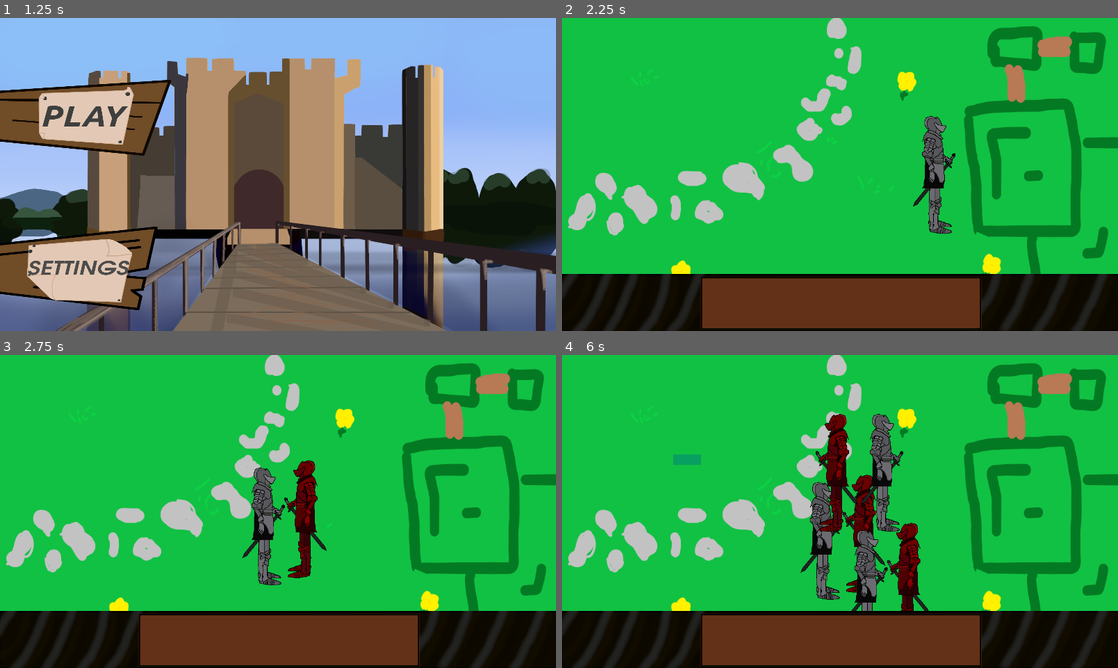
Above: before the commit, frames 1-4 (two rows, left to right).
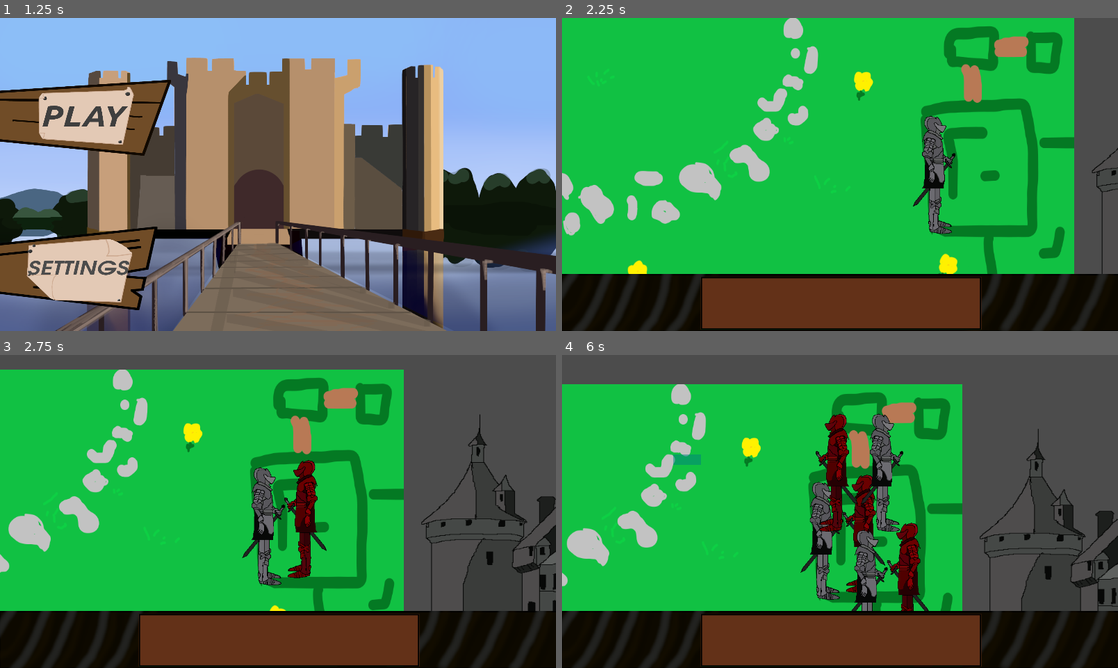
Above: after the commit, the same moments.

Repository: An0n3m0us/RSS-Godot
Game: Godot game, scene res://src/game/IntroScreen.tscn
Same seed, same stepped clock (60 frames per second), same inputs: the game is played once before the commit and once after it.
Inputs (mouse positions are in pixels of both pictures, inside the frame that each line leads up to):
- Up to frame 1 (1.25 s): click (88, 115) at 0.5 s
- Up to frame 2 (2.25 s): click (650, 115) at 1.25 s; tap Enter at 2 s; move the mouse to (962, 158) at 2.02 s; hold Right from 2.03 s (still down); tap 1 at 2.1 s; click (962, 158) at 2.17 s
- Up to frame 3 (2.75 s): keep holding Right; tap Up at 2.27 s; tap 2 at 2.3 s
- Up to frame 4 (6 s): release Right at 2.75 s; drag from (728, 527) to (812, 574) at 2.77 s; move the mouse to (895, 442) at 3.52 s; hold Left 3.53-4.25 s; tap 1 at 3.6, 5.1 s; click (895, 442) at 3.67 s; tap 2 at 3.8, 5.3 s; drag from (812, 574) to (673, 464) at 4.27 s; move the mouse to (1006, 558) at 5.02 s; hold Right 5.03-5.75 s; click (1006, 558) at 5.17 s; tap Up at 5.27 s; drag from (673, 464) to (756, 433) at 5.77 s

Frame 1 is identical in both runs. In frame 2, 21% of the frame differs, in the area x 0-100%, y 0-82%; in frame 3, 37%; in frame 4, 39%.
Error before the commit: Invalid get index '0' (on base: 'Array'). (res://src/scripts/GameScene.gd:74)

Commit message:
Complete unit panel mechanics

Diff:
--- a/src/game/GameScene.tscn
+++ b/src/game/GameScene.tscn
@@ -10,30 +10,33 @@
 [node name="GameScene" type="Node2D"]
 script = ExtResource( 2 )
 
-[node name="Backgrounds" type="CanvasLayer" parent="."]
+[node name="CanvasLayer" type="CanvasLayer" parent="."]
 layer = -1
+follow_viewport_enable = true
 
-[node name="Background" type="TextureRect" parent="Backgrounds"]
+[node name="Background" type="TextureRect" parent="CanvasLayer"]
 anchor_right = 1.0
 anchor_bottom = 1.0
+margin_bottom = 6.10352e-05
 texture = ExtResource( 3 )
 expand = true
 __meta__ = {
 "_edit_use_anchors_": false
 }
 
-[node name="Castle" type="TextureRect" parent="Backgrounds"]
+[node name="Castle" type="TextureRect" parent="CanvasLayer"]
 anchor_right = 1.0
 anchor_bottom = 1.0
 margin_left = 1280.0
 margin_right = 1280.0
+margin_bottom = 6.10352e-05
 texture = ExtResource( 5 )
 expand = true
 __meta__ = {
 "_edit_use_anchors_": false
 }
 
-[node name="Hut" type="TextureRect" parent="Backgrounds"]
+[node name="Hut" type="TextureRect" parent="CanvasLayer"]
 anchor_right = 1.0
 anchor_bottom = 1.0
 margin_left = -1280.0
@@ -45,15 +48,18 @@
 "_edit_use_anchors_": false
 }
 
+[node name="Units" type="CanvasLayer" parent="."]
+layer = 0
+follow_viewport_enable = true
+
 [node name="Camera2D" type="Camera2D" parent="."]
 position = Vector2( 640, 360 )
 current = true
 script = ExtResource( 4 )
 
-[node name="CanvasLayer" type="CanvasLayer" parent="Camera2D"]
-layer = 0
+[node name="HUDLayer" type="CanvasLayer" parent="Camera2D"]
 
-[node name="HUD" type="TextureRect" parent="Camera2D/CanvasLayer"]
+[node name="HUD" type="TextureRect" parent="Camera2D/HUDLayer"]
 anchor_top = 1.0
 anchor_right = 1.0
 anchor_bottom = 1.0
@@ -67,5 +73,5 @@
 "_edit_use_anchors_": false
 }
 
-[node name="Units" type="CanvasLayer" parent="."]
-layer = 2
+[node name="UnitPanel" type="CanvasLayer" parent="."]
+follow_viewport_enable = true
--- a/src/scripts/GameScene.gd
+++ b/src/scripts/GameScene.gd
@@ -6,8 +6,6 @@
 var selected = []  # Array of selected units.
 var drag_start = Vector2.ZERO  # Location where drag began.
 var select_rect = RectangleShape2D.new()  # Collision shape for drag box.
-
-var characters = 0
 
 func _ready():
 	pass
@@ -22,8 +20,7 @@
 			player.name = "Esquire"+str(rng.randf_range(-10.0, 10.0))
 			player.position = get_global_mouse_position()
 			player.target = player.position
-			add_child(player)
-			characters += 1
+			get_node("Units").add_child(player)
 		if event.pressed and event.scancode == KEY_2:
 			var scene = load("res://src/actors/Esquire-enemy.tscn")
 			var player = scene.instance()
@@ -32,8 +29,7 @@
 			player.name = "Esquire-enemy"+str(rng.randf_range(-10.0, 10.0))
 			player.position = get_global_mouse_position()
 			player.target = player.position
-			add_child(player)
-			characters += 1
+			get_node("Units").add_child(player)
 
 	if event is InputEventMouseButton and event.button_index == BUTTON_LEFT:
 		if event.pressed:
@@ -57,7 +53,6 @@
 			selected = space.intersect_shape(query)
 			for item in selected:
 				item.collider.selected = true
-				print(item.collider.type)
 				item.collider.get_node("Pivot").get_node("Selection").visible = true
 	if event is InputEventMouseMotion and dragging:
 		update()
@@ -67,18 +62,26 @@
 		draw_rect(Rect2(drag_start, get_global_mouse_position() - drag_start),
 			Color(0, .5, .5, 0.5), true)
 
-	# PUSH CHARACTERS TO TABLE TO ACCESS SELECTED VALUE
-	for i in range(0, characters):
-		if characters:
-			var uniticon = preload("res://src/unitpanel/UnitIcon.tscn").instance()
-			if selected[i].collider.type == "Esquire":
-				uniticon.get_child(0).texture = load("res://assets/images/unitpanel/normalicon.png")
-			else:
-				uniticon.get_child(0).texture = load("res://assets/images/unitpanel/enemyicon.png")
-			uniticon.position = Vector2(360+(i*50)+(i*15), 655)
-			get_node("Units").add_child(uniticon)
-		else:
-			for n in get_node("Units").get_children():
-				get_node("Units").remove_child(n)
-				n.queue_free()
-	#draw_texture_rect(texture, Rect2(50, 50, 50, 50), 0)
+	for node in get_node("UnitPanel").get_children():
+		get_node("UnitPanel").remove_child(node)
+
+func _process(_delta):
+
+	# Unit panel
+	var list = get_node("Units").get_children()
+	var panelnames = []
+	for nodes in get_node("UnitPanel").get_children():
+		panelnames.append(nodes.name)
+	for unit in range(0, list.size()):
+		var i = get_node("UnitPanel").get_children().size()
+		if list[unit].selected == true:
+			if not list[unit].name in panelnames:
+				var uniticonscene = load("res://src/unitpanel/UnitIcon.tscn")
+				var uniticon = uniticonscene.instance()
+				if list[unit].type == "Esquire":
+					uniticon.get_child(0).texture = load("res://assets/images/unitpanel/normalicon.png")
+				else:
+					uniticon.get_child(0).texture = load("res://assets/images/unitpanel/enemyicon.png")
+				uniticon.set_name(list[unit].name)
+				uniticon.position = Vector2(360+(i*50)+(i*15), 655)
+				get_node("UnitPanel").add_child(uniticon)
Binary file changed: assets/images/unitpanel/enemyicon.png
